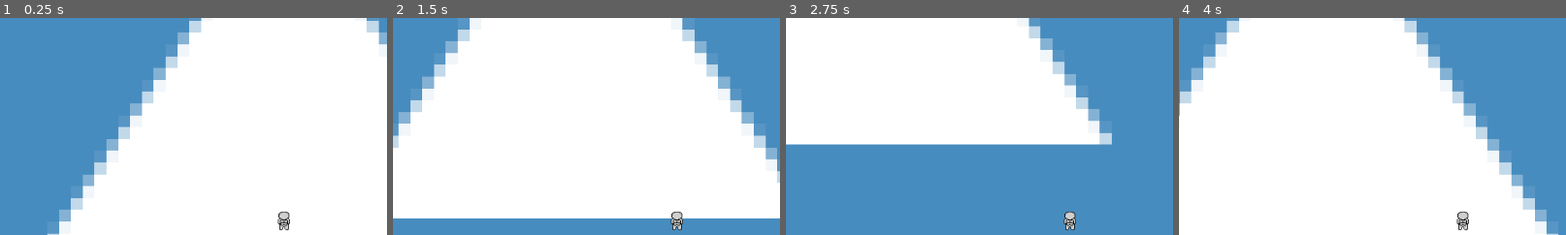
Above: before the commit, frames 1-4 (left to right).
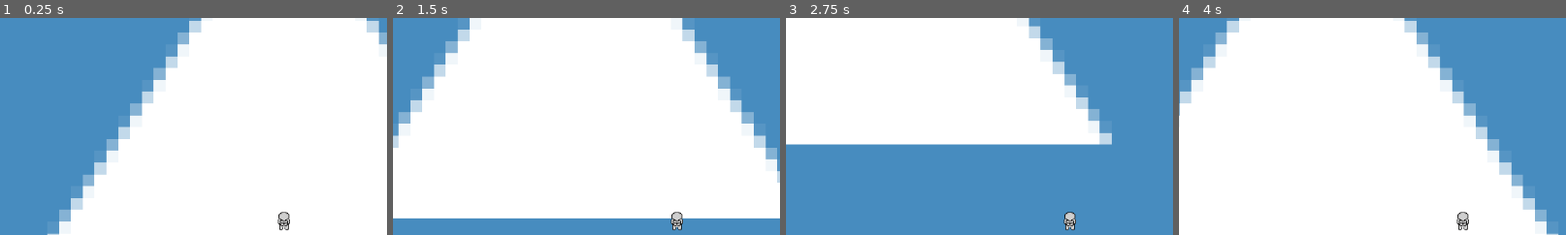
Above: after the commit, the same moments.

Repository: Troublinggem14/Astro
Game: Godot game, scene res://main.tscn
Same seed, same stepped clock (60 frames per second), same inputs: the game is played once before the commit and once after it. The engine's default icon, where the game draws it, is replaced by a stand-in: a white triangle on a blue panel in a dark square.
Inputs:
- Up to frame 1 (0.25 s): no input
- Up to frame 2 (1.5 s): tap Enter at 0.5 s; hold D (right) 0.53-1.28 s; hold Down (down) from 1.28 s (still down)
- Up to frame 3 (2.75 s): release Down (down) at 2.03 s; hold D (right) from 2.03 s (still down)
- Up to frame 4 (4 s): release D (right) at 2.78 s; hold Up (up) 2.78-3.53 s; hold Left (left) from 3.53 s (still down)
The pictures show only the part of the screen within x 13-63%, y 3-53%; the shares and areas given below are measured in that part.

The runs differ from the first frame. In frame 1, less than 0.1% of the frame differs, in the area x 71-75%, y 89-97%; in frame 2, less than 0.1%; in frame 3, less than 0.1%; in frame 4, less than 0.1%.

Commit message:
V0.2
Created an AnimationPlayer

Added Basic animations to my AstroAnimationPlayer

Diff:
--- a/Characters/Astro/astro.tscn
+++ b/Characters/Astro/astro.tscn
@@ -8,12 +8,237 @@
 radius = 7.0
 height = 20.0
 
+[sub_resource type="Animation" id="Animation_mmdgc"]
+resource_name = "Idle_East"
+loop_mode = 1
+step = 0.2
+tracks/0/type = "value"
+tracks/0/imported = false
+tracks/0/enabled = true
+tracks/0/path = NodePath("Sprite2D:frame")
+tracks/0/interp = 1
+tracks/0/loop_wrap = true
+tracks/0/keys = {
+"times": PackedFloat32Array(0, 0.2, 0.4, 0.6, 0.8),
+"transitions": PackedFloat32Array(1, 1, 1, 1, 1),
+"update": 1,
+"values": [5, 6, 7, 8, 9]
+}
+tracks/1/type = "value"
+tracks/1/imported = false
+tracks/1/enabled = true
+tracks/1/path = NodePath("Sprite2D:flip_h")
+tracks/1/interp = 1
+tracks/1/loop_wrap = true
+tracks/1/keys = {
+"times": PackedFloat32Array(0),
+"transitions": PackedFloat32Array(1),
+"update": 1,
+"values": [false]
+}
+
+[sub_resource type="Animation" id="Animation_d00dw"]
+resource_name = "Idle_North"
+loop_mode = 1
+step = 0.2
+tracks/0/type = "value"
+tracks/0/imported = false
+tracks/0/enabled = true
+tracks/0/path = NodePath("Sprite2D:frame")
+tracks/0/interp = 1
+tracks/0/loop_wrap = true
+tracks/0/keys = {
+"times": PackedFloat32Array(0, 0.2, 0.4, 0.6, 0.8),
+"transitions": PackedFloat32Array(1, 1, 1, 1, 1),
+"update": 1,
+"values": [0, 1, 2, 3, 4]
+}
+
+[sub_resource type="Animation" id="Animation_1s7r3"]
+resource_name = "Idle_South"
+loop_mode = 1
+step = 0.2
+tracks/0/type = "value"
+tracks/0/imported = false
+tracks/0/enabled = true
+tracks/0/path = NodePath("Sprite2D:frame")
+tracks/0/interp = 1
+tracks/0/loop_wrap = true
+tracks/0/keys = {
+"times": PackedFloat32Array(0, 0.2, 0.4, 0.6, 0.8),
+"transitions": PackedFloat32Array(1, 1, 1, 1, 1),
+"update": 1,
+"values": [10, 11, 12, 13, 14]
+}
+
+[sub_resource type="Animation" id="Animation_4k583"]
+resource_name = "Idle_West"
+loop_mode = 1
+step = 0.2
+tracks/0/type = "value"
+tracks/0/imported = false
+tracks/0/enabled = true
+tracks/0/path = NodePath("Sprite2D:frame")
+tracks/0/interp = 1
+tracks/0/loop_wrap = true
+tracks/0/keys = {
+"times": PackedFloat32Array(0, 0.2, 0.4, 0.6, 0.8),
+"transitions": PackedFloat32Array(1, 1, 1, 1, 1),
+"update": 1,
+"values": [5, 6, 7, 8, 9]
+}
+tracks/1/type = "value"
+tracks/1/imported = false
+tracks/1/enabled = true
+tracks/1/path = NodePath("Sprite2D:flip_h")
+tracks/1/interp = 1
+tracks/1/loop_wrap = true
+tracks/1/keys = {
+"times": PackedFloat32Array(0),
+"transitions": PackedFloat32Array(1),
+"update": 1,
+"values": [true]
+}
+
+[sub_resource type="Animation" id="Animation_fhj3i"]
+length = 0.001
+tracks/0/type = "value"
+tracks/0/imported = false
+tracks/0/enabled = true
+tracks/0/path = NodePath("Sprite2D:frame")
+tracks/0/interp = 1
+tracks/0/loop_wrap = true
+tracks/0/keys = {
+"times": PackedFloat32Array(0),
+"transitions": PackedFloat32Array(1),
+"update": 1,
+"values": [1]
+}
+tracks/1/type = "value"
+tracks/1/imported = false
+tracks/1/enabled = true
+tracks/1/path = NodePath("Sprite2D:flip_h")
+tracks/1/interp = 1
+tracks/1/loop_wrap = true
+tracks/1/keys = {
+"times": PackedFloat32Array(0),
+"transitions": PackedFloat32Array(1),
+"update": 1,
+"values": [false]
+}
+
+[sub_resource type="Animation" id="Animation_qhrye"]
+resource_name = "Walk_East"
+loop_mode = 1
+step = 0.25
+tracks/0/type = "value"
+tracks/0/imported = false
+tracks/0/enabled = true
+tracks/0/path = NodePath("Sprite2D:frame")
+tracks/0/interp = 1
+tracks/0/loop_wrap = true
+tracks/0/keys = {
+"times": PackedFloat32Array(0, 0.25, 0.5, 0.75),
+"transitions": PackedFloat32Array(1, 1, 1, 1),
+"update": 1,
+"values": [19, 20, 21, 22]
+}
+tracks/1/type = "value"
+tracks/1/imported = false
+tracks/1/enabled = true
+tracks/1/path = NodePath("Sprite2D:flip_h")
+tracks/1/interp = 1
+tracks/1/loop_wrap = true
+tracks/1/keys = {
+"times": PackedFloat32Array(0),
+"transitions": PackedFloat32Array(1),
+"update": 1,
+"values": [false]
+}
+
+[sub_resource type="Animation" id="Animation_vb1uq"]
+resource_name = "Walk_North"
+loop_mode = 1
+step = 0.25
+tracks/0/type = "value"
+tracks/0/imported = false
+tracks/0/enabled = true
+tracks/0/path = NodePath("Sprite2D:frame")
+tracks/0/interp = 1
+tracks/0/loop_wrap = true
+tracks/0/keys = {
+"times": PackedFloat32Array(0, 0.25, 0.5, 0.75),
+"transitions": PackedFloat32Array(1, 1, 1, 1),
+"update": 1,
+"values": [15, 16, 17, 18]
+}
+
+[sub_resource type="Animation" id="Animation_mluxe"]
+resource_name = "Walk_South"
+loop_mode = 1
+step = 0.25
+tracks/0/type = "value"
+tracks/0/imported = false
+tracks/0/enabled = true
+tracks/0/path = NodePath("Sprite2D:frame")
+tracks/0/interp = 1
+tracks/0/loop_wrap = true
+tracks/0/keys = {
+"times": PackedFloat32Array(0, 0.25, 0.5, 0.75),
+"transitions": PackedFloat32Array(1, 1, 1, 1),
+"update": 1,
+"values": [23, 24, 25, 26]
+}
+
+[sub_resource type="Animation" id="Animation_2u5ed"]
+resource_name = "Walk_West"
+loop_mode = 1
+step = 0.25
+tracks/0/type = "value"
+tracks/0/imported = false
+tracks/0/enabled = true
+tracks/0/path = NodePath("Sprite2D:frame")
+tracks/0/interp = 1
+tracks/0/loop_wrap = true
+tracks/0/keys = {
+"times": PackedFloat32Array(0, 0.25, 0.5, 0.75),
+"transitions": PackedFloat32Array(1, 1, 1, 1),
+"update": 1,
+"values": [19, 20, 21, 22]
+}
+tracks/1/type = "value"
+tracks/1/imported = false
+tracks/1/enabled = true
+tracks/1/path = NodePath("Sprite2D:flip_h")
+tracks/1/interp = 1
+tracks/1/loop_wrap = true
+tracks/1/keys = {
+"times": PackedFloat32Array(0),
+"transitions": PackedFloat32Array(1),
+"update": 1,
+"values": [true]
+}
+
+[sub_resource type="AnimationLibrary" id="AnimationLibrary_fhj3i"]
+_data = {
+&"Idle_East": SubResource("Animation_mmdgc"),
+&"Idle_North": SubResource("Animation_d00dw"),
+&"Idle_South": SubResource("Animation_1s7r3"),
+&"Idle_West": SubResource("Animation_4k583"),
+&"RESET": SubResource("Animation_fhj3i"),
+&"Walk_East": SubResource("Animation_qhrye"),
+&"Walk_North": SubResource("Animation_vb1uq"),
+&"Walk_South": SubResource("Animation_mluxe"),
+&"Walk_West": SubResource("Animation_2u5ed")
+}
+
 [node name="Astro" type="CharacterBody2D" unique_id=605047117]
 script = ExtResource("1_d00dw")
 
 [node name="Sprite2D" type="Sprite2D" parent="." unique_id=973382487]
 texture = ExtResource("1_7vhqp")
 hframes = 27
+frame = 1
 
 [node name="CollisionShape2D" type="CollisionShape2D" parent="." unique_id=821428530]
 position = Vector2(-1, 0)
@@ -25,3 +250,6 @@
 move_speed = 200
 
 [node name="Camera2D" type="Camera2D" parent="." unique_id=21292110]
+
+[node name="AstroAnimationPlayer" type="AnimationPlayer" parent="." unique_id=2070000717]
+libraries/ = SubResource("AnimationLibrary_fhj3i")
Binary file changed: Aseprite/Astro Mk3.png
